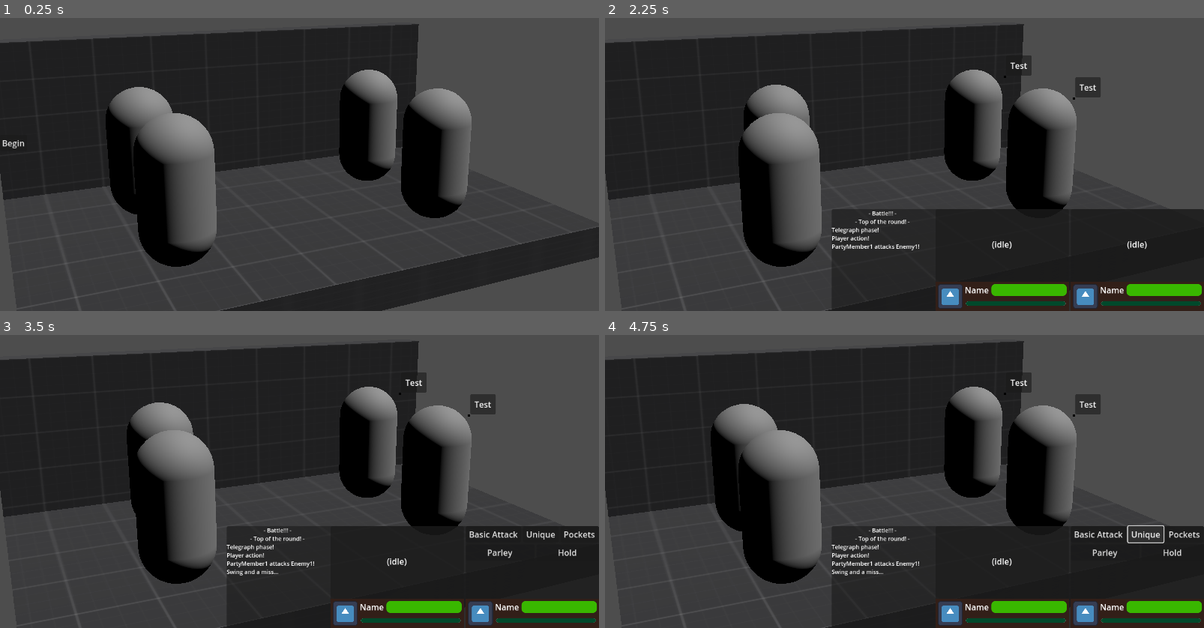
Above: before the commit, frames 1-4 (two rows, left to right).
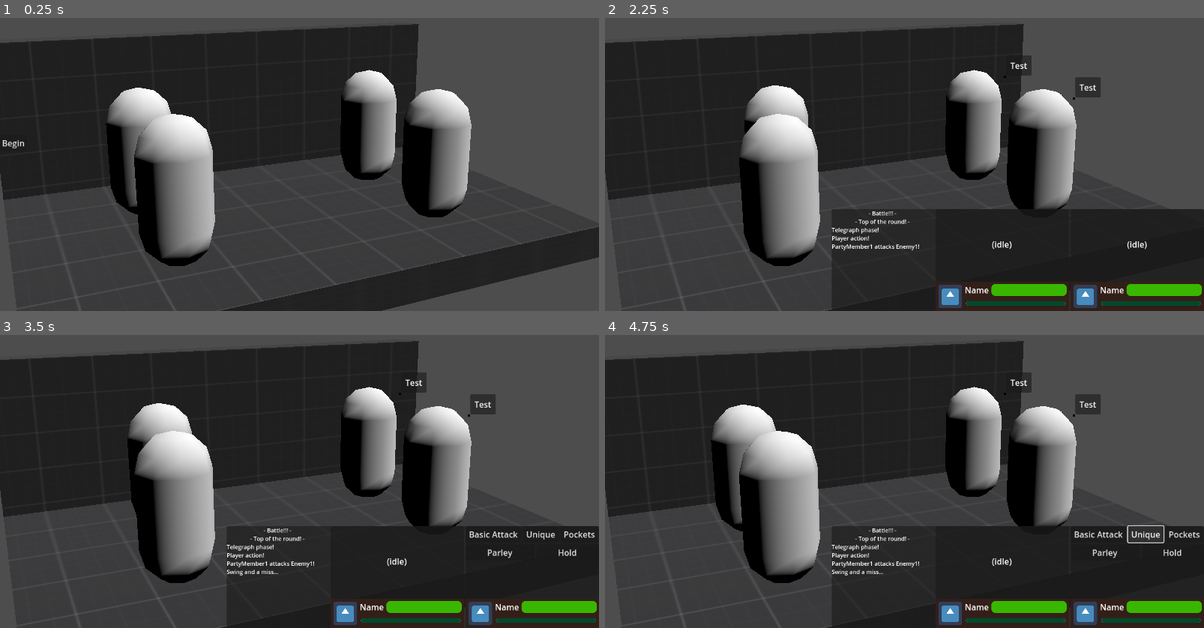
Above: after the commit, the same moments.

Repository: hwcgames/legume-mirror
Game: Godot game, scene res://battle/stage/debug_battle.tscn
Two runs of this game, one before a commit and one after it. Both use one fixed random seed, a clock stepped at 60 frames per second and the inputs below. The engine's default icon, where the game draws it, is replaced by a stand-in: a white triangle on a blue panel in a dark square.
Inputs:
- Up to frame 1 (0.25 s): no input
- Up to frame 2 (2.25 s): click "Begin" at 0.5 s; click "Basic Attack" at 1.25 s; click "Enemy1" at 2 s
- Up to frame 3 (3.5 s): tap Enter (join) at 2.75, 2.85 s; hold Right (ui_right) from 2.78 s (still down)
- Up to frame 4 (4.75 s): release Right (ui_right) at 3.53 s; hold Down (ui_down) 3.53-4.25 s; tap Enter (join) at 3.6 s; click "Unique" at 4.25 s

The runs differ from the first frame. In frame 1, 12% of the frame differs, in the area x 17-79%, y 17-85%; in frame 2, 11%; in frame 3, 11%; in frame 4, 12%.

Commit message:
data-driven bullet patterns

Diff:
--- a/actor/enemy/test_enemy.tscn
+++ b/actor/enemy/test_enemy.tscn
@@ -6,6 +6,12 @@
 [ext_resource type="PackedScene" uid="uid://cdltsqr44pytk" path="res://battle/telegraph/null_telegraph.tscn" id="2_uamkb"]
 
 [sub_resource type="CapsuleMesh" id="CapsuleMesh_5jau5"]
+radial_segments = 8
+rings = 2
+
+[sub_resource type="StandardMaterial3D" id="StandardMaterial3D_jb5as"]
+shading_mode = 2
+rim = 0.0
 
 [sub_resource type="BoxShape3D" id="BoxShape3D_8y2gj"]
 size = Vector3(1, 2, 1)
@@ -23,6 +29,7 @@
 [node name="MeshInstance3D" type="MeshInstance3D" parent="."]
 transform = Transform3D(1, 0, 0, 0, 1, 0, 0, 0, 1, 0, 1, 0)
 mesh = SubResource("CapsuleMesh_5jau5")
+surface_material_override/0 = SubResource("StandardMaterial3D_jb5as")
 
 [node name="CollisionShape3D" type="CollisionShape3D" parent="."]
 transform = Transform3D(1, 0, 0, 0, 1, 0, 0, 0, 1, 0, 1, 0)
--- a/actor/party_member/test_party_member.tscn
+++ b/actor/party_member/test_party_member.tscn
@@ -1,9 +1,15 @@
-[gd_scene load_steps=5 format=3 uid="uid://b0hnypxq8ieth"]
+[gd_scene load_steps=6 format=3 uid="uid://b0hnypxq8ieth"]
 
 [ext_resource type="Script" uid="uid://rl05e0067ud" path="res://actor/party_member.gd" id="1_ms64d"]
 [ext_resource type="Script" uid="uid://lcn3o02vtkmm" path="res://canvas_layer_follows_parent.gd" id="2_445v2"]
 
-[sub_resource type="CapsuleMesh" id="CapsuleMesh_5jau5"]
+[sub_resource type="CapsuleMesh" id="CapsuleMesh_445v2"]
+radial_segments = 8
+rings = 2
+
+[sub_resource type="StandardMaterial3D" id="StandardMaterial3D_ms64d"]
+shading_mode = 2
+rim = 0.0
 
 [sub_resource type="BoxShape3D" id="BoxShape3D_8y2gj"]
 size = Vector3(1, 2, 1)
@@ -18,7 +24,8 @@
 
 [node name="MeshInstance3D" type="MeshInstance3D" parent="."]
 transform = Transform3D(1, 0, 0, 0, 1, 0, 0, 0, 1, 0, 1, 0)
-mesh = SubResource("CapsuleMesh_5jau5")
+mesh = SubResource("CapsuleMesh_445v2")
+surface_material_override/0 = SubResource("StandardMaterial3D_ms64d")
 
 [node name="CollisionShape3D" type="CollisionShape3D" parent="."]
 transform = Transform3D(1, 0, 0, 0, 1, 0, 0, 0, 1, 0, 1, 0)
--- a/battle/battlefield.gd
+++ b/battle/battlefield.gd
@@ -46,15 +46,12 @@
 	await lock.wait_for_clear()
 	while true:
 		println("[center]- Top of the round! -[/center]")
+		if players.all(func(p): return !p.alive):
+			println("[center]- Player defeat! -[/center]")
+			break
 		phase = PHASE.TOP
 		top.emit()
 		await lock.wait_for_clear()
-		if enemies.all(func(e): return !e.alive):
-			println("[center]- Enemy defeat! -[/center]")
-			break
-		if players.all(func(p): return !p.alive):
-			println("[center]- Player defeat! -[/center]")
-			break
 		println("Telegraph phase!")
 		phase = PHASE.TELEGRAPH
 		telegraph.emit()
@@ -66,6 +63,9 @@
 			await get_tree().process_frame
 			await lock.wait_for_clear()
 		println("Enemy action!")
+		if enemies.all(func(e): return !e.alive):
+			println("[center]- Enemy defeat! -[/center]")
+			break
 		battle_board = battle_board_scene.instantiate()
 		add_child(battle_board)
 		await battle_board.appear()
--- /dev/null
+++ b/battle/bullet/bullet.gd
@@ -0,0 +1,24 @@
+extends Area2D
+class_name Bullet
+
+@export var components: Array[BulletComponent] = []
+var enemy: Enemy
+var target: Soul
+
+func _physics_process(delta: float):
+	for mover in components:
+		var stop = mover.move(self, delta)
+		if stop:
+			break
+
+func _on_graze_player(soul: Soul):
+	for grazer in components:
+		var stop = grazer.graze(self, soul)
+		if stop:
+			break
+
+func _on_hurt_player(soul: Node2D):
+	for damager in components:
+		var stop = damager.damage(self, soul)
+		if stop:
+			break
--- /dev/null
+++ b/battle/bullet/component.gd
@@ -0,0 +1,12 @@
+@abstract
+extends Resource
+class_name BulletComponent
+
+func move(bullet: Bullet, delta: float) -> bool:
+	return false
+
+func graze(bullet: Bullet, soul: Soul) -> bool:
+	return false
+
+func damage(bullet: Bullet, soul: Soul) -> bool:
+	return false
--- /dev/null
+++ b/battle/bullet/components/damage.gd
@@ -0,0 +1,14 @@
+extends BulletComponent
+class_name BulletDamage
+
+@export var value: Curve
+
+func damage(bullet: Bullet, soul: Soul) -> bool:
+	print("Bullet ", bullet, " hits ", soul)
+	var damage = value.sample_baked(randf())
+	var players = soul.players.filter(func(p): return p.alive)
+	if players.is_empty():
+		return false
+	var target: PartyMember = players[randi_range(0, len(players)-1)]
+	target.take_damage(damage)
+	return false
--- /dev/null
+++ b/battle/bullet/components/graze_value.gd
@@ -0,0 +1,11 @@
+extends BulletComponent
+class_name BulletGrazeValue
+
+@export var value: Curve
+
+func graze(bullet: Bullet, soul: Soul) -> bool:
+	print("Grazed ", soul);
+	var amount = value.sample_baked(randf())
+	for p in soul.players:
+		p.get_sp(amount / float(len(soul.players)))
+	return false
--- /dev/null
+++ b/battle/bullet/components/move_linear.gd
@@ -0,0 +1,8 @@
+extends BulletComponent
+class_name BulletMoveLinear
+
+@export var speed: float = 100.
+
+func move(bullet: Bullet, delta: float) -> bool:
+	bullet.translate(Vector2.UP.rotated(bullet.rotation) * delta * speed)
+	return false
--- /dev/null
+++ b/battle/bullet/test2.tscn
@@ -0,0 +1,44 @@
+[gd_scene load_steps=12 format=3 uid="uid://co3tak7uc6u68"]
+
+[ext_resource type="Script" uid="uid://c1q70xh11sokb" path="res://battle/bullet/bullet.gd" id="1_xslpg"]
+[ext_resource type="Script" uid="uid://8hs1iwoy8nqv" path="res://battle/bullet/component.gd" id="2_atoox"]
+[ext_resource type="Script" uid="uid://dds6oka6jprre" path="res://battle/bullet/components/move_linear.gd" id="3_atoox"]
+[ext_resource type="Script" uid="uid://bn3s8hpfp7myy" path="res://battle/bullet/components/damage.gd" id="4_wj0yh"]
+[ext_resource type="Script" uid="uid://cem6eq321nrcm" path="res://battle/bullet/components/graze_value.gd" id="5_q7hl2"]
+
+[sub_resource type="Resource" id="Resource_sa44c"]
+script = ExtResource("3_atoox")
+metadata/_custom_type_script = "uid://dds6oka6jprre"
+
+[sub_resource type="Curve" id="Curve_3x5wl"]
+_limits = [5.0, 10.0, 0.0, 1.0]
+_data = [Vector2(0, 5), 0.0, 5.0, 0, 1, Vector2(1, 10), 5.0, 0.0, 1, 0]
+point_count = 2
+
+[sub_resource type="Resource" id="Resource_pwkdx"]
+script = ExtResource("4_wj0yh")
+value = SubResource("Curve_3x5wl")
+metadata/_custom_type_script = "uid://bn3s8hpfp7myy"
+
+[sub_resource type="Curve" id="Curve_cr40o"]
+_limits = [0.0, 20.0, 0.0, 1.0]
+_data = [Vector2(0, 20), 0.0, 0.0, 0, 0]
+point_count = 1
+
+[sub_resource type="Resource" id="Resource_5l2m2"]
+script = ExtResource("5_q7hl2")
+value = SubResource("Curve_cr40o")
+metadata/_custom_type_script = "uid://cem6eq321nrcm"
+
+[sub_resource type="CircleShape2D" id="CircleShape2D_kijbk"]
+
+[node name="Test2" type="Area2D"]
+script = ExtResource("1_xslpg")
+components = Array[ExtResource("2_atoox")]([SubResource("Resource_sa44c"), SubResource("Resource_pwkdx"), SubResource("Resource_5l2m2")])
+metadata/_custom_type_script = "uid://c1q70xh11sokb"
+
+[node name="Polygon2D" type="Polygon2D" parent="."]
+polygon = PackedVector2Array(0, -32, 16, 16, -16, 16)
+
+[node name="CollisionShape2D" type="CollisionShape2D" parent="."]
+shape = SubResource("CircleShape2D_kijbk")
--- a/battle/pattern.gd
+++ b/battle/pattern.gd
@@ -2,7 +2,7 @@
 class_name BulletPattern
 
 ## Enemies that must be present for this bullet pattern to be a candidate
-@export_file("enemies/*.tres") var enemies: Array[String] = []
+@export_file("*.tres") var enemies: Array[String] = []
 
 ## If a pattern is shared, all enemies carrying the pattern will choose it when it appears.
 @export var shared: bool = false
@@ -12,7 +12,7 @@
 
 ## An exclusive pattern can only coexist with patterns that explicitly list it as a friend.
 @export var exclusive: bool = false
-@export_file("battle/pattern/*.tres") var friends: Array[String] = []
+@export_file("*.tres") var friends: Array[String] = []
 
 ## Bullet pattern scene that should appear
 @export var pattern_scene: PackedScene
--- /dev/null
+++ b/battle/pattern/emitter/emitter.gd
@@ -0,0 +1,32 @@
+extends Control
+class_name BulletEmitter
+
+@export var emission_angle: Curve
+@export var interval: Curve
+@export var amount: Curve
+@export var start_delay: float
+@export var bullet: PackedScene
+
+# Called when the node enters the scene tree for the first time.
+func _ready() -> void:
+	get_tree().create_timer(start_delay).timeout.connect(fire)
+
+signal fire_at_position(pos: Vector2)
+signal fire_at_angle(angle: float)
+
+func fire():
+	var delay = interval.sample_baked(randf())
+	var count = amount.sample_baked(randf())
+	for i in range(ceil(count)):
+		var bullet_position = Vector2(
+			randf_range(0, get_rect().size.x),
+			randf_range(0, get_rect().size.y)
+		)
+		var angle = emission_angle.sample_baked(randf())
+		var bullet_instance: Bullet = bullet.instantiate()
+		bullet_instance.position = bullet_position
+		bullet_instance.rotation_degrees = angle
+		add_child(bullet_instance)
+		fire_at_position.emit(bullet_position)
+		fire_at_angle.emit(angle)
+	get_tree().create_timer(delay).timeout.connect(fire)
--- /dev/null
+++ b/battle/pattern/pattern.gd
@@ -0,0 +1,12 @@
+extends Control
+class_name BulletPatternLayer
+
+var battlefield: Battlefield
+@export var duration: float = 10.0
+
+signal done
+
+func _process(delta: float) -> void:
+	duration -= delta
+	if duration <= 0:
+		done.emit()
--- a/battle/pattern/test.tres
+++ b/battle/pattern/test.tres
@@ -1,11 +1,12 @@
 [gd_resource type="Resource" script_class="BulletPattern" load_steps=4 format=3 uid="uid://eit3j1cwloa5"]
 
-[ext_resource type="PackedScene" uid="uid://cfxpseb52qeut" path="res://battle/pattern/test.tscn" id="1_8mlt6"]
+[ext_resource type="PackedScene" uid="uid://b6ndaewgwop34" path="res://battle/pattern/test2.tscn" id="1_8mlt6"]
 [ext_resource type="Script" uid="uid://bpbc3263647q8" path="res://battle/pattern.gd" id="1_rnk32"]
 [ext_resource type="PackedScene" uid="uid://bov6fxqt5dki6" path="res://battle/telegraph/test.tscn" id="3_8mlt6"]
 
 [resource]
 script = ExtResource("1_rnk32")
+friends = Array[String](["uid://bya2jyqc4r2cq"])
 pattern_scene = ExtResource("1_8mlt6")
 telegraph_scene = ExtResource("3_8mlt6")
 metadata/_custom_type_script = "uid://bpbc3263647q8"
--- a/battle/pattern/test.tscn
+++ b/battle/pattern/test.tscn
@@ -38,8 +38,10 @@
 anchor_top = 0.5
 anchor_right = 1.0
 anchor_bottom = 0.5
-offset_left = -24.0
+offset_left = -91.0
+offset_top = -246.0
 offset_right = -24.0
+offset_bottom = 264.0
 grow_horizontal = 0
 grow_vertical = 2
 script = SubResource("GDScript_7s1as")
--- /dev/null
+++ b/battle/pattern/test2.tres
@@ -0,0 +1,12 @@
+[gd_resource type="Resource" script_class="BulletPattern" load_steps=4 format=3 uid="uid://bya2jyqc4r2cq"]
+
+[ext_resource type="PackedScene" uid="uid://b7gem28hfwbq7" path="res://battle/pattern/test3.tscn" id="1_m43pn"]
+[ext_resource type="Script" uid="uid://bpbc3263647q8" path="res://battle/pattern.gd" id="1_r2x2q"]
+[ext_resource type="PackedScene" uid="uid://dq24yvwyrsjr0" path="res://battle/telegraph/test2.tscn" id="3_f6b6l"]
+
+[resource]
+script = ExtResource("1_r2x2q")
+friends = Array[String](["uid://eit3j1cwloa5"])
+pattern_scene = ExtResource("1_m43pn")
+telegraph_scene = ExtResource("3_f6b6l")
+metadata/_custom_type_script = "uid://bpbc3263647q8"
--- /dev/null
+++ b/battle/pattern/test2.tscn
@@ -0,0 +1,67 @@
+[gd_scene load_steps=9 format=3 uid="uid://b6ndaewgwop34"]
+
+[ext_resource type="Script" uid="uid://bp8ioyq4c1gvw" path="res://battle/pattern/emitter/emitter.gd" id="1_5vpda"]
+[ext_resource type="Script" uid="uid://crbwhii8v7geg" path="res://battle/pattern/pattern.gd" id="1_nxv60"]
+[ext_resource type="PackedScene" uid="uid://co3tak7uc6u68" path="res://battle/bullet/test2.tscn" id="2_0nf7k"]
+
+[sub_resource type="Curve" id="Curve_6822a"]
+_limits = [-90.0, 90.0, 0.0, 1.0]
+_data = [Vector2(0, 90), 0.0, 90.00001, 0, 1]
+point_count = 1
+
+[sub_resource type="Curve" id="Curve_nxv60"]
+_data = [Vector2(0, 0.5), 0.0, 0.0, 0, 0]
+point_count = 1
+
+[sub_resource type="Curve" id="Curve_7j2ip"]
+_limits = [0.0, 3.0, 0.0, 1.0]
+_data = [Vector2(0, 0.5108757), 0.0, 3.6793153, 0, 0, Vector2(1, 3), 8.748674, 0.0, 0, 0]
+point_count = 2
+
+[sub_resource type="Curve" id="Curve_0nf7k"]
+_limits = [-100.0, -80.0, 0.0, 1.0]
+_data = [Vector2(0, -90), 0.0, 90.00001, 0, 1]
+point_count = 1
+
+[sub_resource type="Curve" id="Curve_15y04"]
+_limits = [0.0, 2.0, 0.0, 1.0]
+_data = [Vector2(0, 1), 0.0, 0.0, 0, 0, Vector2(1, 2), 0.0, 0.0, 0, 0]
+point_count = 2
+
+[node name="Test2" type="Control"]
+layout_mode = 3
+anchors_preset = 15
+anchor_right = 1.0
+anchor_bottom = 1.0
+grow_horizontal = 2
+grow_vertical = 2
+script = ExtResource("1_nxv60")
+
+[node name="LeftEmitter" type="Control" parent="."]
+layout_mode = 1
+anchors_preset = 9
+anchor_bottom = 1.0
+grow_vertical = 2
+script = ExtResource("1_5vpda")
+emission_angle = SubResource("Curve_6822a")
+interval = SubResource("Curve_nxv60")
+amount = SubResource("Curve_7j2ip")
+start_delay = 0.5
+bullet = ExtResource("2_0nf7k")
+metadata/_custom_type_script = "uid://bp8ioyq4c1gvw"
+
+[node name="RightEmitter" type="Control" parent="."]
+layout_mode = 1
+anchors_preset = 11
+anchor_left = 1.0
+anchor_right = 1.0
+anchor_bottom = 1.0
+grow_horizontal = 0
+grow_vertical = 2
+script = ExtResource("1_5vpda")
+emission_angle = SubResource("Curve_0nf7k")
+interval = SubResource("Curve_15y04")
+amount = SubResource("Curve_7j2ip")
+start_delay = 0.5
+bullet = ExtResource("2_0nf7k")
+metadata/_custom_type_script = "uid://bp8ioyq4c1gvw"
--- /dev/null
+++ b/battle/pattern/test3.tscn
@@ -0,0 +1,45 @@
+[gd_scene load_steps=7 format=3 uid="uid://b7gem28hfwbq7"]
+
+[ext_resource type="Script" uid="uid://crbwhii8v7geg" path="res://battle/pattern/pattern.gd" id="1_hlmlv"]
+[ext_resource type="Script" uid="uid://bp8ioyq4c1gvw" path="res://battle/pattern/emitter/emitter.gd" id="2_aslgi"]
+[ext_resource type="PackedScene" uid="uid://co3tak7uc6u68" path="res://battle/bullet/test2.tscn" id="3_4fasl"]
+
+[sub_resource type="Curve" id="Curve_0nf7k"]
+_limits = [-135.0, -45.0, 0.0, 1.0]
+_data = [Vector2(0, -135), 0.0, 90.00001, 0, 1, Vector2(1, -45), 90.00001, 0.0, 1, 0]
+point_count = 2
+
+[sub_resource type="Curve" id="Curve_nxv60"]
+_data = [Vector2(0, 0.25342464), 0.0, 0.0, 0, 0]
+point_count = 1
+
+[sub_resource type="Curve" id="Curve_7j2ip"]
+_data = [Vector2(0, 1), 0.0, 0.0, 0, 0]
+point_count = 1
+
+[node name="Test2" type="Control"]
+layout_mode = 3
+anchors_preset = 15
+anchor_right = 1.0
+anchor_bottom = 1.0
+grow_horizontal = 2
+grow_vertical = 2
+script = ExtResource("1_hlmlv")
+
+[node name="BulletEmitter" type="Control" parent="."]
+layout_mode = 1
+anchors_preset = 6
+anchor_left = 1.0
+anchor_top = 0.5
+anchor_right = 1.0
+anchor_bottom = 0.5
+offset_right = -48.0
+grow_horizontal = 0
+grow_vertical = 2
+script = ExtResource("2_aslgi")
+emission_angle = SubResource("Curve_0nf7k")
+interval = SubResource("Curve_nxv60")
+amount = SubResource("Curve_7j2ip")
+start_delay = 2.0
+bullet = ExtResource("3_4fasl")
+metadata/_custom_type_script = "uid://bp8ioyq4c1gvw"
--- a/battle/planner/BattlePlanner.gd
+++ b/battle/planner/BattlePlanner.gd
@@ -8,9 +8,17 @@
 
 signal choice(plan: BattleActionPlan)
 
+class BattleActionFinish extends BattleActionPlan:
+	func go(party_member: PartyMember):
+		return
+
+var choosing: bool = false
+
 func choose() -> BattleActionPlan:
 	%ToplevelTab.show()
+	choosing = true
 	var plan = await choice
+	choosing = false
 	%IdleTab.show()
 	return plan
 
@@ -73,6 +81,8 @@
 
 func _process(delta: float) -> void:
 	update_bars()
+	if choosing and not battlefield.enemies.any(func(e: Enemy): return e.alive):
+		choice.emit(BattleActionFinish.new())
 
 func update_bars():
 	if party_member.hp != hp:
--- a/battle/planner/test_planner.tscn
+++ b/battle/planner/test_planner.tscn
@@ -219,6 +219,7 @@
 theme_override_styles/background = SubResource("StyleBoxFlat_ssjqy")
 theme_override_styles/fill = SubResource("StyleBoxFlat_tmopx")
 max_value = 1.0
+value = 0.5
 show_percentage = false
 
 [node name="SPBar" type="ProgressBar" parent="VBoxContainer/MarginContainer2/MarginContainer/HBoxContainer/MarginContainer/VBoxContainer"]
@@ -229,4 +230,5 @@
 theme_override_styles/background = SubResource("StyleBoxFlat_v6vg7")
 theme_override_styles/fill = SubResource("StyleBoxFlat_bl1wf")
 max_value = 1.0
+value = 0.5
 show_percentage = false
--- a/battle/stage/debug_battle.tscn
+++ b/battle/stage/debug_battle.tscn
@@ -7,6 +7,7 @@
 [ext_resource type="Script" uid="uid://bpbc3263647q8" path="res://battle/pattern.gd" id="5_5jau5"]
 [ext_resource type="PackedScene" uid="uid://745auqrpfcb5" path="res://actor/enemy/test_enemy.tscn" id="5_lbtbq"]
 [ext_resource type="Resource" uid="uid://eit3j1cwloa5" path="res://battle/pattern/test.tres" id="6_8y2gj"]
+[ext_resource type="Resource" uid="uid://bya2jyqc4r2cq" path="res://battle/pattern/test2.tres" id="8_8y2gj"]
 
 [sub_resource type="StandardMaterial3D" id="StandardMaterial3D_f0yqv"]
 albedo_texture = ExtResource("1_3ix4j")
@@ -154,11 +155,11 @@
 
 [node name="Enemy1" parent="." instance=ExtResource("5_lbtbq")]
 transform = Transform3D(1, 0, 0, 0, 1, 0, 0, 0, 1, 2, 0.2, -1)
-patterns = Array[ExtResource("5_5jau5")]([ExtResource("6_8y2gj")])
+patterns = Array[ExtResource("5_5jau5")]([ExtResource("6_8y2gj"), ExtResource("8_8y2gj")])
 
 [node name="Enemy2" parent="." instance=ExtResource("5_lbtbq")]
 transform = Transform3D(1, 0, 0, 0, 1, 0, 0, 0, 1, 2, 0.2, 1)
-patterns = Array[ExtResource("5_5jau5")]([ExtResource("6_8y2gj")])
+patterns = Array[ExtResource("5_5jau5")]([ExtResource("6_8y2gj"), ExtResource("8_8y2gj")])
 
 [node name="Button" type="Button" parent="."]
 anchors_preset = 4
--- /dev/null
+++ b/battle/telegraph/test2.tscn
@@ -0,0 +1,12 @@
+[gd_scene format=3 uid="uid://dq24yvwyrsjr0"]
+
+[node name="TestTelegraph" type="MarginContainer"]
+anchors_preset = 15
+anchor_right = 1.0
+anchor_bottom = 1.0
+grow_horizontal = 2
+grow_vertical = 2
+
+[node name="Label" type="Label" parent="."]
+layout_mode = 2
+text = "Test 2"
--- a/project.godot
+++ b/project.godot
@@ -26,6 +26,10 @@
 
 project/assembly_name="Legume Traffick"
 
+[editor]
+
+movie_writer/movie_file="/mnt/data/godot/legume-traffick/movie.ogv"
+
 [editor_plugins]
 
 enabled=PackedStringArray("res://addons/multiplayer_input/plugin.cfg")
Not shown: 1 places in actor/enemy/test_enemy.tscn that only renumber resources
Not shown, added: battle/bullet/bullet.gd.uid
Not shown, added: battle/bullet/component.gd.uid
Not shown, added: battle/bullet/components/damage.gd.uid
Not shown, added: battle/bullet/components/graze_value.gd.uid
Not shown, added: battle/bullet/components/move_linear.gd.uid
Not shown, added: battle/pattern/emitter/emitter.gd.uid
Not shown, added: battle/pattern/pattern.gd.uid
Not shown: 1 places in battle/stage/debug_battle.tscn that only renumber resources
Not shown, changed: flake.nix
